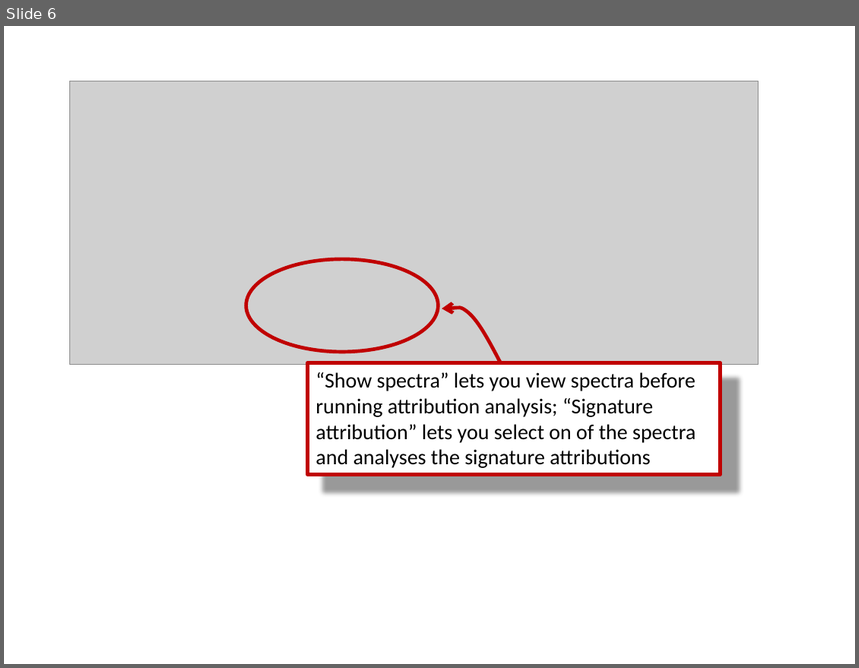
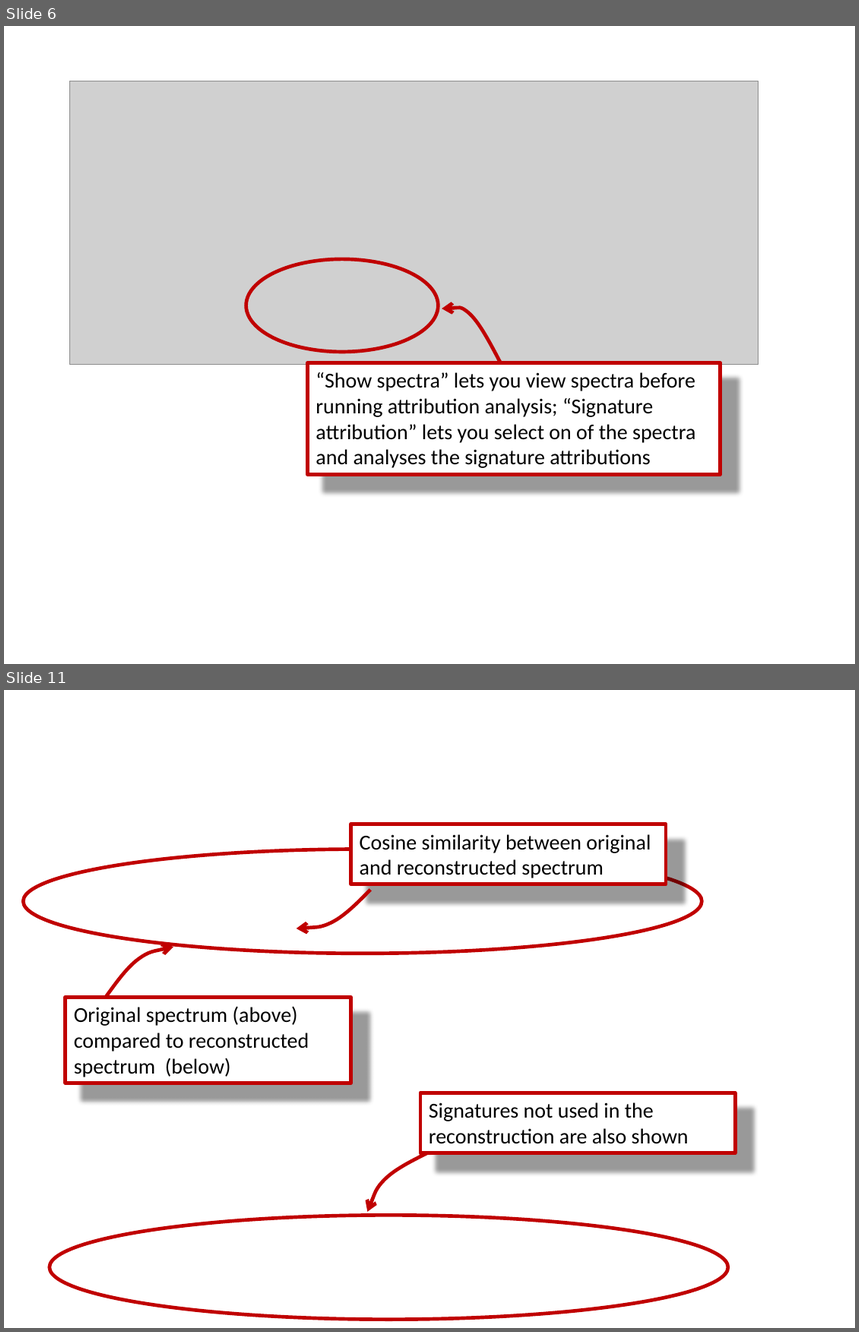
Before and after one commit to steverozen/mSigAct.server, a slide deck: data-raw/attribution-guide.pptx. Shown one above the other, each under a label of ours: slide 6 before the commit, slides 6 and 11 after it; the slides between them are not shown. The pictures are 859x668 and 859x1332 pixels, drawn with LibreOffice and Linux fonts; fonts in the diff are those of the drawing; grey boxes stand for pictures; background and template pictures are left out. Boxes give left, top, right and bottom in pixels: in the first picture for what was removed or moved away, otherwise in the second. Text is boxed around its words. In the diff, an @@ line names an element or a change of style, - is before the commit and + after.

```diff
--- a/data-raw/attribution-guide.pptx
+++ b/data-raw/attribution-guide.pptx
@@ slide 11 added at (x1=4, y1=690, x2=855, y2=1328), background picture (left out) @@
@@ rectangle added at (x1=351, y1=825, x2=666, y2=885), fill #FFFFFF, outline #C00000 3 pt, 18 pt, text #000000 @@
+Cosine similarity between original and reconstructed spectrum
@@ ellipse added at (x1=24, y1=849, x2=702, y2=954), outline #C00000 3 pt @@
@@ freeform shape added at (x1=293, y1=890, x2=373, y2=929), outline #C00000 3 pt @@
@@ freeform shape added at (x1=98, y1=946, x2=181, y2=996), outline #C00000 3 pt @@
@@ rectangle added at (x1=66, y1=997, x2=351, y2=1083), fill #FFFFFF, outline #C00000 3 pt, 18 pt, text #000000 @@
+Original spectrum (above) compared to reconstructed spectrum (below)
@@ rectangle added at (x1=420, y1=1094, x2=735, y2=1154), fill #FFFFFF, outline #C00000 3 pt, 18 pt, text #000000 @@
+Signatures not used in the reconstruction are also shown
@@ freeform shape added at (x1=367, y1=1141, x2=427, y2=1224), outline #C00000 3 pt @@
@@ ellipse added at (x1=49, y1=1215, x2=728, y2=1320), outline #C00000 3 pt @@
```
Also in this commit, not shown: 8 other slides added, 4 slides removed, 36 other files.
